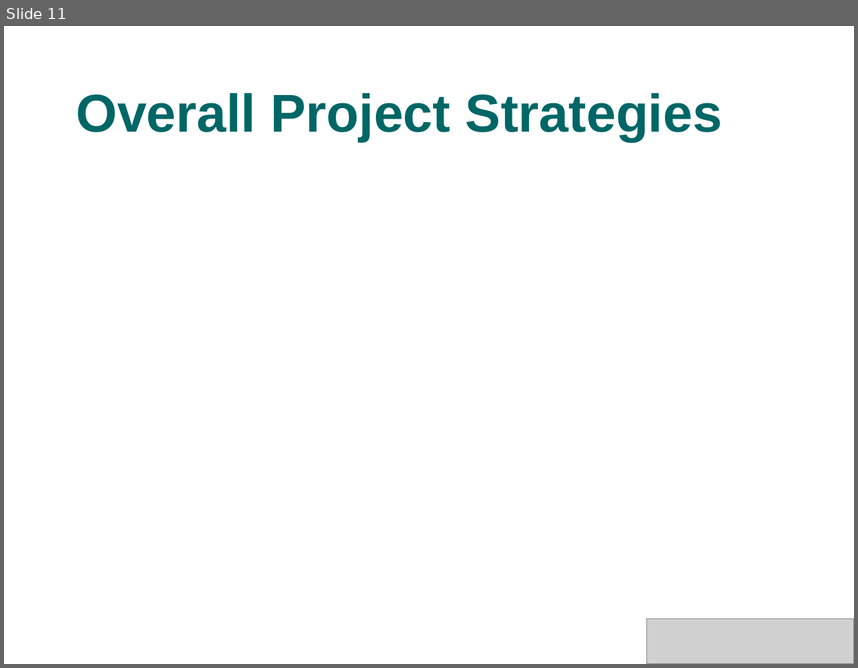
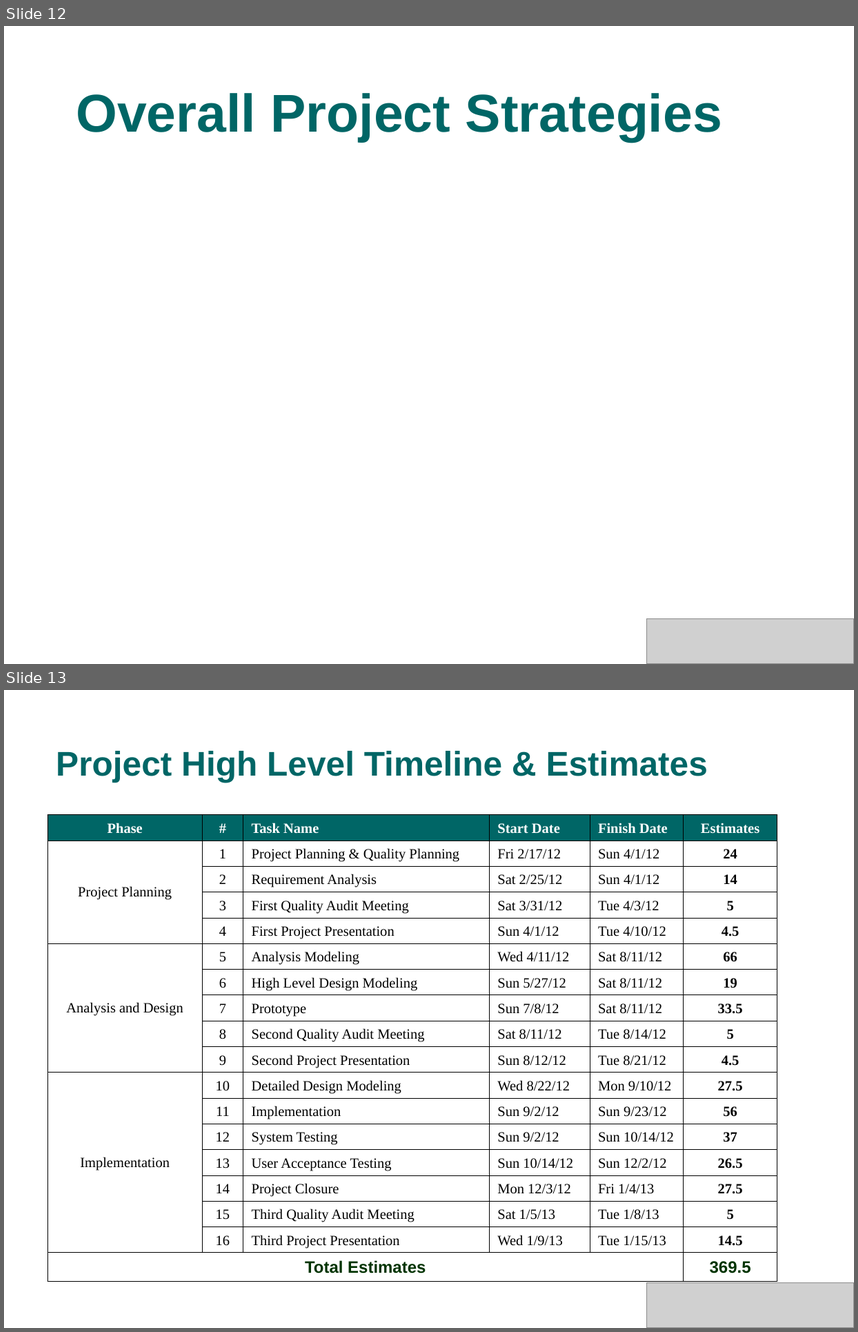
Before and after one commit to s4kshya/leezdr-repository, a slide deck: Exam Paper/MTECH_PROJ/Presentation/phase1.ppt. Shown one above the other, each under a label of ours: slide 11 before the commit, slides 12 and 13 after it. The pictures are 858x668 and 858x1332 pixels, drawn with LibreOffice and Linux fonts; fonts in the diff are those of the drawing; grey boxes stand for pictures; background and template pictures are left out. Boxes give left, top, right and bottom in pixels: in the first picture for what was removed or moved away, otherwise in the second. Text is boxed around its words. In the diff, an @@ line names an element or a change of style, - is before the commit and + after.

```diff
--- a/Exam Paper/MTECH_PROJ/Presentation/phase1.ppt
+++ b/Exam Paper/MTECH_PROJ/Presentation/phase1.ppt
@@ slide 13 added at [4, 690, 854, 1328], background picture (left out) @@
@@ title added at [56, 751, 708, 782], 29 pt, text #006666, bold @@
+Project High Level Timeline & Estimates
@@ table added at [47, 815, 777, 1276], 18 rows, 6 columns @@
+Phase | # | Task Name | Start Date | Finish Date | Estimates
+Project Planning | 1 | Project Planning & Quality Planning | Fri 2/17/12 | Sun 4/1/12 | 24
+ | 2 | Requirement Analysis | Sat 2/25/12 | Sun 4/1/12 | 14
+ | 3 | First Quality Audit Meeting | Sat 3/31/12 | Tue 4/3/12 | 5
+ | 4 | First Project Presentation | Sun 4/1/12 | Tue 4/10/12 | 4.5
+Analysis and Design | 5 | Analysis Modeling | Wed 4/11/12 | Sat 8/11/12 | 66
+ | 6 | High Level Design Modeling | Sun 5/27/12 | Sat 8/11/12 | 19
+ | 7 | Prototype | Sun 7/8/12 | Sat 8/11/12 | 33.5
+ | 8 | Second Quality Audit Meeting | Sat 8/11/12 | Tue 8/14/12 | 5
+ | 9 | Second Project Presentation | Sun 8/12/12 | Tue 8/21/12 | 4.5
+Implementation | 10 | Detailed Design Modeling | Wed 8/22/12 | Mon 9/10/12 | 27.5
+ | 11 | Implementation | Sun 9/2/12 | Sun 9/23/12 | 56
+ | 12 | System Testing | Sun 9/2/12 | Sun 10/14/12 | 37
+ | 13 | User Acceptance Testing | Sun 10/14/12 | Sun 12/2/12 | 26.5
+ | 14 | Project Closure | Mon 12/3/12 | Fri 1/4/13 | 27.5
+ | 15 | Third Quality Audit Meeting | Sat 1/5/13 | Tue 1/8/13 | 5
+ | 16 | Third Project Presentation | Wed 1/9/13 | Tue 1/15/13 | 14.5
+Total Estimates |  |  |  |  | 369.5
@@ picture added at [646, 1283, 854, 1328] @@
@@ what was slide 11 is now slide 12 @@
```
Also in this commit, not shown: 6 slides changed, 7 other slides added, 2 slides removed.
